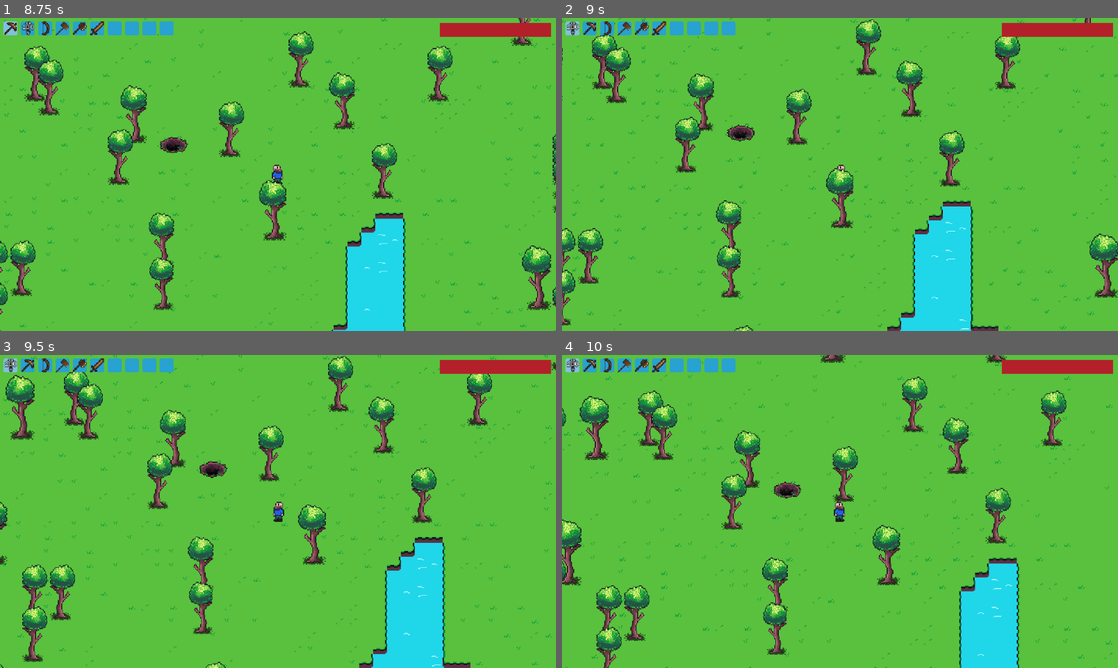
Above: before the commit, frames 1-4 (two rows, left to right).
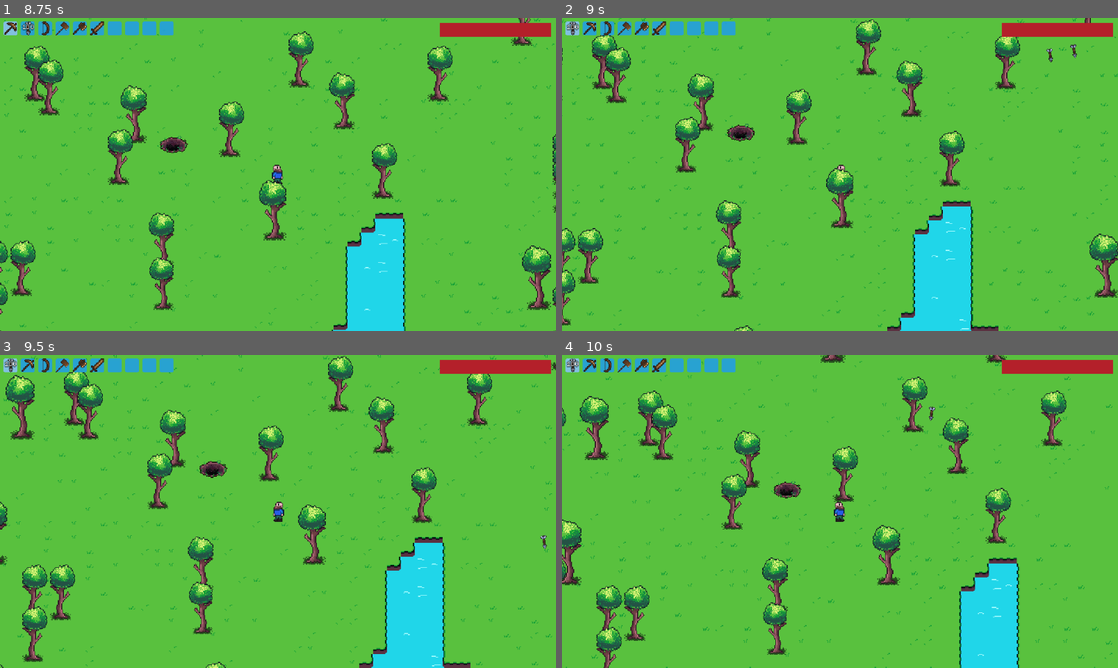
Above: after the commit, the same moments.

Repository: spsJakubSzydlowski/Evergrint
Game: Godot game, scene res://scenes/main.tscn
Same seed, same stepped clock (60 frames per second), same inputs: the game is played once before the commit and once after it.
Inputs (mouse positions are in pixels of both pictures, inside the frame that each line leads up to):
- Up to frame 1 (8.75 s): tap Enter at 0.5 s; move the mouse to (11, 27) at 0.52 s; hold Right 0.53-1.28 s; tap A (a) at 0.6, 3.05, 3.6, 6.05 s; click (11, 27) at 0.67 s; tap D (d) at 0.8, 1.35, 3.8, 5.1, 6.8 s; move the mouse to (27, 27) at 1.27 s; hold Down 1.28-2.03 s; click (27, 27) at 1.42 s; tap S (s) at 1.55, 2.1, 4.55, 5.85, 7.55 s; move the mouse to (11, 27) at 2.02 s; hold Right 2.03-2.78 s; click (11, 27) at 2.17 s; tap W (w) at 2.3, 2.85, 5.3, 6.6, 8.3 s; move the mouse to (27, 27) at 2.77 s; hold Up 2.78-3.53 s; click (27, 27) at 2.92 s; move the mouse to (11, 27) at 3.52 s; hold Left 3.53-5.03 s; click (11, 27) at 3.67 s; move the mouse to (27, 27) at 4.27 s; click (27, 27) at 4.35 s; move the mouse to (11, 27) at 5.02 s; hold Down 5.03-5.78 s; click (11, 27) at 5.17 s; move the mouse to (27, 27) at 5.77 s; hold Right 5.78-6.53 s; click (27, 27) at 5.92 s; move the mouse to (11, 27) at 6.52 s; hold Up 6.53-7.28 s; click (11, 27) at 6.67 s; move the mouse to (27, 27) at 7.27 s; hold Right 7.28-8.03 s; tap Alt at 7.35 s; click (27, 27) at 7.42 s; move the mouse to (11, 27) at 8.02 s; hold Down from 8.03 s (still down); tap Shift at 8.1 s; click (11, 27) at 8.17 s
- Up to frame 2 (9 s): move the mouse to (589, 27) at 8.77 s; release Down at 8.78 s; hold Left from 8.78 s (still down); tap A (a) at 8.85 s; click (589, 27) at 8.92 s
- Up to frame 3 (9.5 s): keep holding Left
- Up to frame 4 (10 s): move the mouse to (573, 364) at 9.52 s; release Left at 9.53 s; hold Up from 9.53 s (still down); tap D (d) at 9.6 s; click (573, 364) at 9.67 s

Frame 1 is identical in both runs. In frame 2, less than 0.1% of the frame differs, in the area x 87-93%, y 8-15%; in frame 3, less than 0.1%; in frame 4, less than 0.1%.
Error before the commit: Invalid call to function 'initialize' in base 'Area2D (world_projectile.gd)'. Expected 4 argument(s). (res://scripts/autoloads/DataManager.gd:170)

Commit message:
Added invincibility frames detection

Diff:
--- a/scripts/world_projectile.gd
+++ b/scripts/world_projectile.gd
@@ -25,7 +25,7 @@
 	if projectile != null:
 		move(delta)
 
-func initialize(projectile_id: String, pos: Vector2, used_weapon_stats, dir: Vector2):
+func initialize(projectile_id: String, pos: Vector2, used_weapon_stats, dir: Vector2, source_plr):
 	projectile = DataManager.get_projectile(projectile_id)
 
 	if projectile == null:
@@ -49,8 +49,7 @@
 
 	weapon_stats = used_weapon_stats
 
-	if projectile_stats.get("projectile_type") == PROJECTILE_TYPE_ENTITY:
-		is_projectile_from_player = false
+	is_projectile_from_player = source_plr
 
 	collision.shape = collision.shape.duplicate()
 	collision.shape.size = Vector2(projectile_stats.get("hitbox_x", 16),
@@ -87,7 +86,7 @@
 
 func _on_body_entered(body) -> void:
 	#player
-	if body.has_method("take_hit") and not is_projectile_from_player:
+	if body.has_method("take_hit") and not is_projectile_from_player and body.can_be_hit:
 		var damage_to_deal: int
 		#var knockback: float
 		if projectile_stats != {}:
